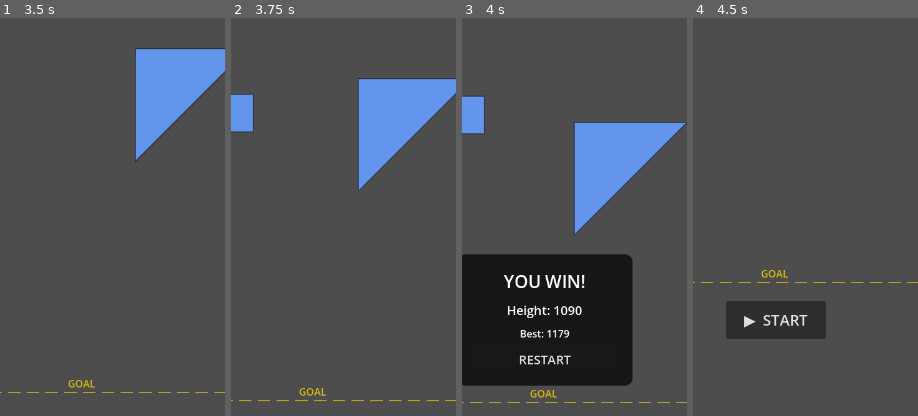
Above: before the commit, frames 1-4 (left to right).
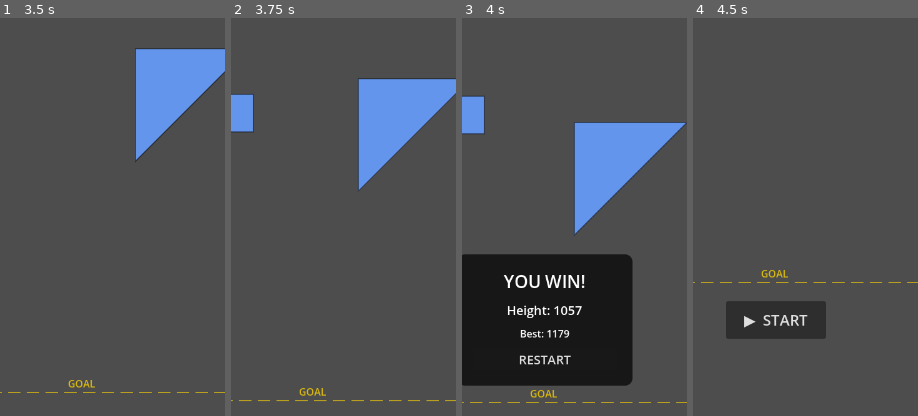
Above: after the commit, the same moments.

Repository: PartlyWhole/ToppleClone
Game: Godot game, scene res://main/main.tscn
Same seed, same stepped clock (60 frames per second), same inputs: the game is played once before the commit and once after it.
Inputs (mouse positions are % of the whole screen's width and height, from its top left):
- Up to frame 1 (3.5 s): click "▶ START" at 0.5 s; tap Enter at 1.25 s; drag from (53, 23) to (60, 28) at 1.27 s; click "RESTART" at 2 s; click "▶ START" at 2.75 s
- Up to frame 2 (3.75 s): drag from (74, 23) to (45, 70) at 3.52 s
- Up to frame 3 (4 s): no input
- Up to frame 4 (4.5 s): click "RESTART" at 4.25 s
The pictures show only the part of the screen within x 32-82%, y 12-62%; the shares and areas given below are measured in that part.

Frames 1-2 are identical in both runs. In frame 3, 0.1% of the frame differs, in the area x 47-54%, y 72-75%; in frame 4, nothing differs.

Commit message:
fix: resolve P1 review findings in GameManager
- Emit block_dropped signal BEFORE queue_free to prevent dangling refs
- Disable input on blocks before freeing during restart
- Remove duplicated GameState.is_playing writes (let GameState own it)
- Deduplicate TARGET_HEIGHT — read from parent GameplayController
- Cache _tower_height to avoid duplicated scan logic in _get_tower_height

Co-Authored-By: Claude Opus 4.6 (1M context) <noreply@anthropic.com>

Diff:
--- a/features/gameplay/scripts/game_manager.gd
+++ b/features/gameplay/scripts/game_manager.gd
@@ -5,7 +5,6 @@
 
 const MAX_HP: int = 4
 const ROUND_TIME: float = 60.0
-const TARGET_HEIGHT: float = 600.0
 const DROP_THRESHOLD_Y: float = 300.0
 const HEIGHT_SCAN_INTERVAL: float = 0.5
 
@@ -25,11 +24,13 @@
 var _current_block: DraggableBlock = null
 var _scan_timer: float = 0.0
 var _last_displayed_seconds: int = -1
+var _tower_height: float = 0.0
 var _rng: RandomNumberGenerator = RandomNumberGenerator.new()
 
 @onready var _camera: GameCamera = _find_camera()
 @onready var _block_container: Node2D = _find_block_container()
-@onready var _platform_surface_y: float = _find_platform_surface_y()
+@onready var _platform_surface_y: float = _find_parent_const("PLATFORM_SURFACE_Y", 1180.0)
+@onready var _target_height: float = _find_parent_const("TARGET_HEIGHT", 600.0)
 
 
 func _ready() -> void:
@@ -66,6 +67,7 @@
 	_time_remaining = ROUND_TIME
 	_last_displayed_seconds = -1
 	_scan_timer = 0.0
+	_tower_height = 0.0
 	_transition_to(State.PLAYING)
 	Events.game_started.emit()
 	Events.hp_changed.emit(_hp)
@@ -85,37 +87,37 @@
 		State.PLAYING:
 			set_process(true)
 			_camera.set_process(true)
-			GameState.is_playing = true
 		State.WON:
 			set_process(false)
 			_camera.set_process(false)
-			GameState.is_playing = false
 			_freeze_all_blocks()
-			Events.game_ended.emit(true, _get_tower_height())
+			Events.game_ended.emit(true, _tower_height)
 		State.LOST:
 			set_process(false)
 			_camera.set_process(false)
-			GameState.is_playing = false
 			_freeze_all_blocks()
-			Events.game_ended.emit(false, _get_tower_height())
+			Events.game_ended.emit(false, _tower_height)
 		State.MENU:
 			set_process(false)
 			_camera.set_process(false)
-			GameState.is_playing = false
 		State.RESTARTING:
 			set_process(false)
 
 
 func _restart() -> void:
 	_transition_to(State.RESTARTING)
-	if is_instance_valid(_current_block):
-		_current_block = null
 	for child: Node in _block_container.get_children():
+		if child is DraggableBlock:
+			var block: DraggableBlock = child as DraggableBlock
+			block.input_pickable = false
+			block.set_process_unhandled_input(false)
 		child.queue_free()
+	_current_block = null
 	_hp = MAX_HP
 	_time_remaining = ROUND_TIME
 	_last_displayed_seconds = -1
 	_scan_timer = 0.0
+	_tower_height = 0.0
 	_camera.reset()
 	Events.game_restarted.emit()
 	_transition_to(State.MENU)
@@ -178,34 +180,21 @@
 			break
 		if block == _current_block:
 			_current_block = null
+		Events.block_dropped.emit(block)
 		block.queue_free()
 		_hp -= 1
 		Events.hp_changed.emit(_hp)
-		Events.block_dropped.emit(block)
 		if _hp <= 0:
 			_transition_to(State.LOST)
 			return
 
-	var tower_height: float = _platform_surface_y - highest_y
-	if tower_height > 0.0:
+	_tower_height = _platform_surface_y - highest_y
+	if _tower_height > 0.0:
 		_camera.update_target(highest_y)
-		Events.score_changed.emit(int(tower_height))
-		GameState.current_height = tower_height
-		if tower_height >= TARGET_HEIGHT and _state == State.PLAYING:
+		Events.score_changed.emit(int(_tower_height))
+		GameState.current_height = _tower_height
+		if _tower_height >= _target_height and _state == State.PLAYING:
 			_transition_to(State.WON)
-
-
-func _get_tower_height() -> float:
-	var highest_y: float = _platform_surface_y
-	for child: Node in _block_container.get_children():
-		if not (child is DraggableBlock):
-			continue
-		var block: DraggableBlock = child as DraggableBlock
-		if not is_instance_valid(block):
-			continue
-		var top_y: float = block.position.y - block.get_bounding_size().y / 2.0
-		highest_y = minf(highest_y, top_y)
-	return _platform_surface_y - highest_y
 
 
 func _freeze_all_blocks() -> void:
@@ -236,8 +225,8 @@
 	return null
 
 
-func _find_platform_surface_y() -> float:
+func _find_parent_const(const_name: String, fallback: float) -> float:
 	var parent: Node = get_parent()
-	if parent != null and "PLATFORM_SURFACE_Y" in parent:
-		return parent.get("PLATFORM_SURFACE_Y") as float
-	return 1180.0
+	if parent != null and const_name in parent:
+		return parent.get(const_name) as float
+	return fallback
